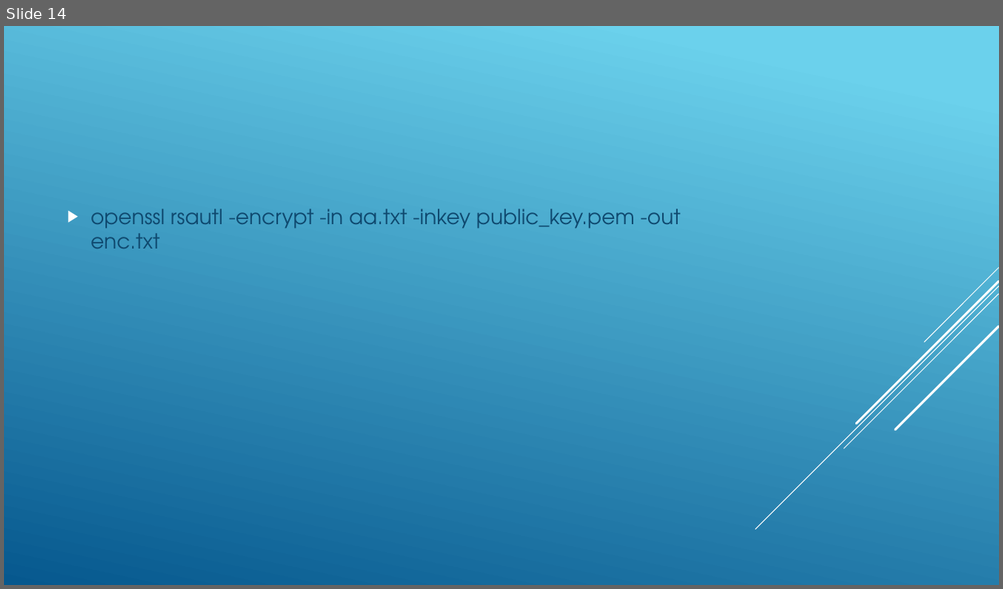
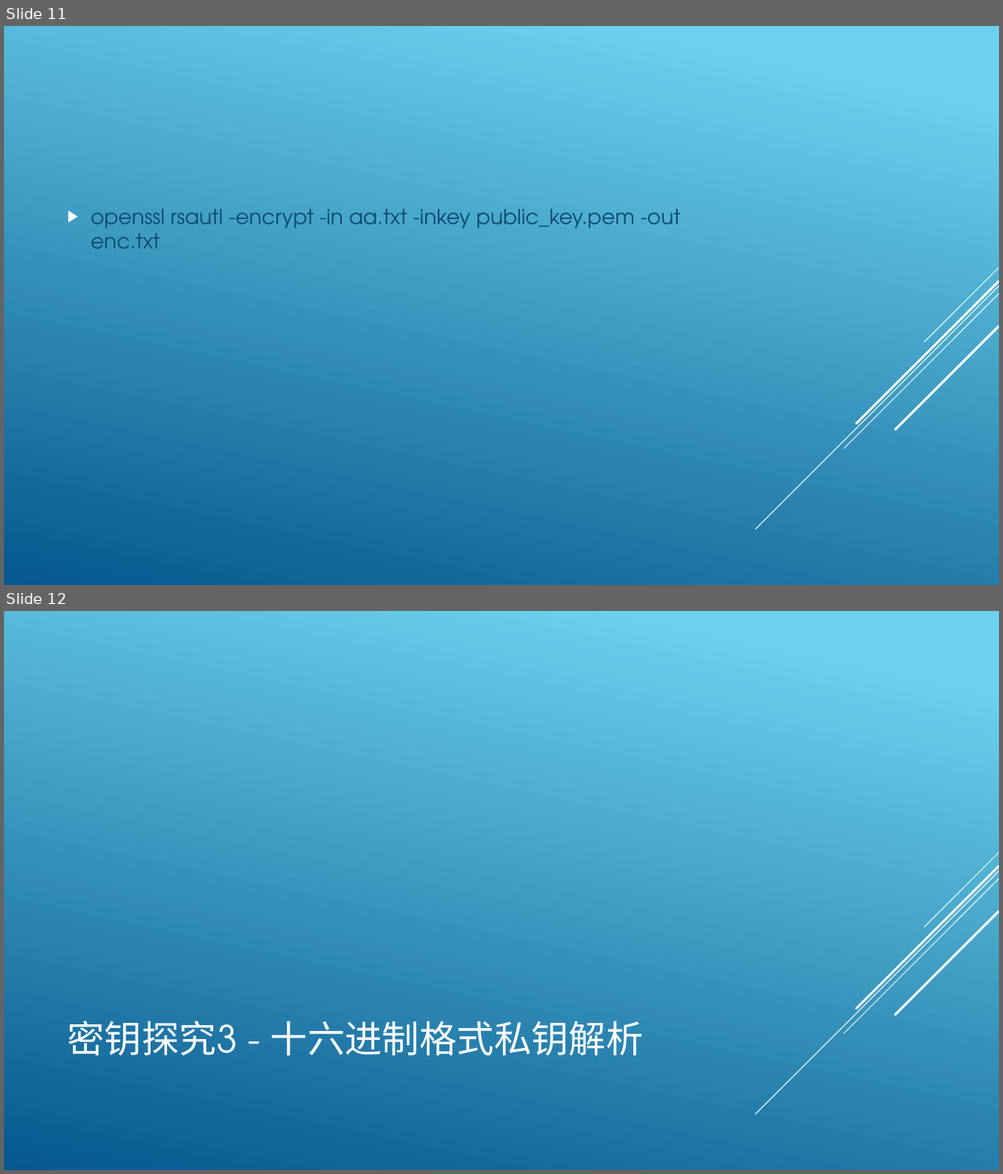
Before and after one commit to lmq1117/l56xx, a slide deck: document/limq.pptx. Shown one above the other, each under a label of ours: slide 14 before the commit, slides 11 and 12 after it. The pictures are 1003x589 and 1003x1174 pixels, drawn with LibreOffice and Linux fonts; fonts in the diff are those of the drawing. Boxes give left, top, right and bottom in pixels: in the first picture for what was removed or moved away, otherwise in the second. Text is boxed around its words. In the diff, an @@ line names an element or a change of style, - is before the commit and + after.

```diff
--- a/document/limq.pptx
+++ b/document/limq.pptx
@@ slide 12 added at (x1=4, y1=611, x2=999, y2=1170), background gradient #6ED2EB to #06588E; not listed: 5 template elements that a slide beside it also shows @@
@@ title added at (x1=68, y1=1021, x2=643, y2=1056), 36 pt, text #FFFFFF @@
+密钥探究3 - 十六进制格式私钥解析
@@ what was slide 14 is now slide 11 @@
```
Also in this commit, not shown: 3 slides changed, 5 other slides added, 5 slides removed.
